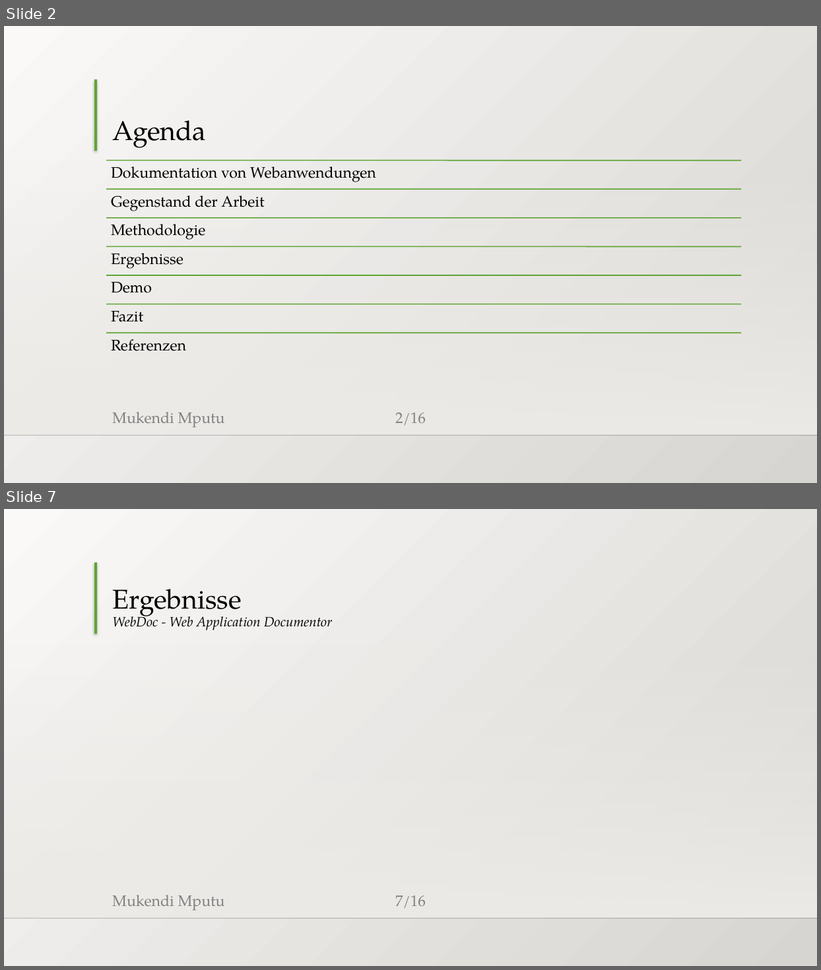
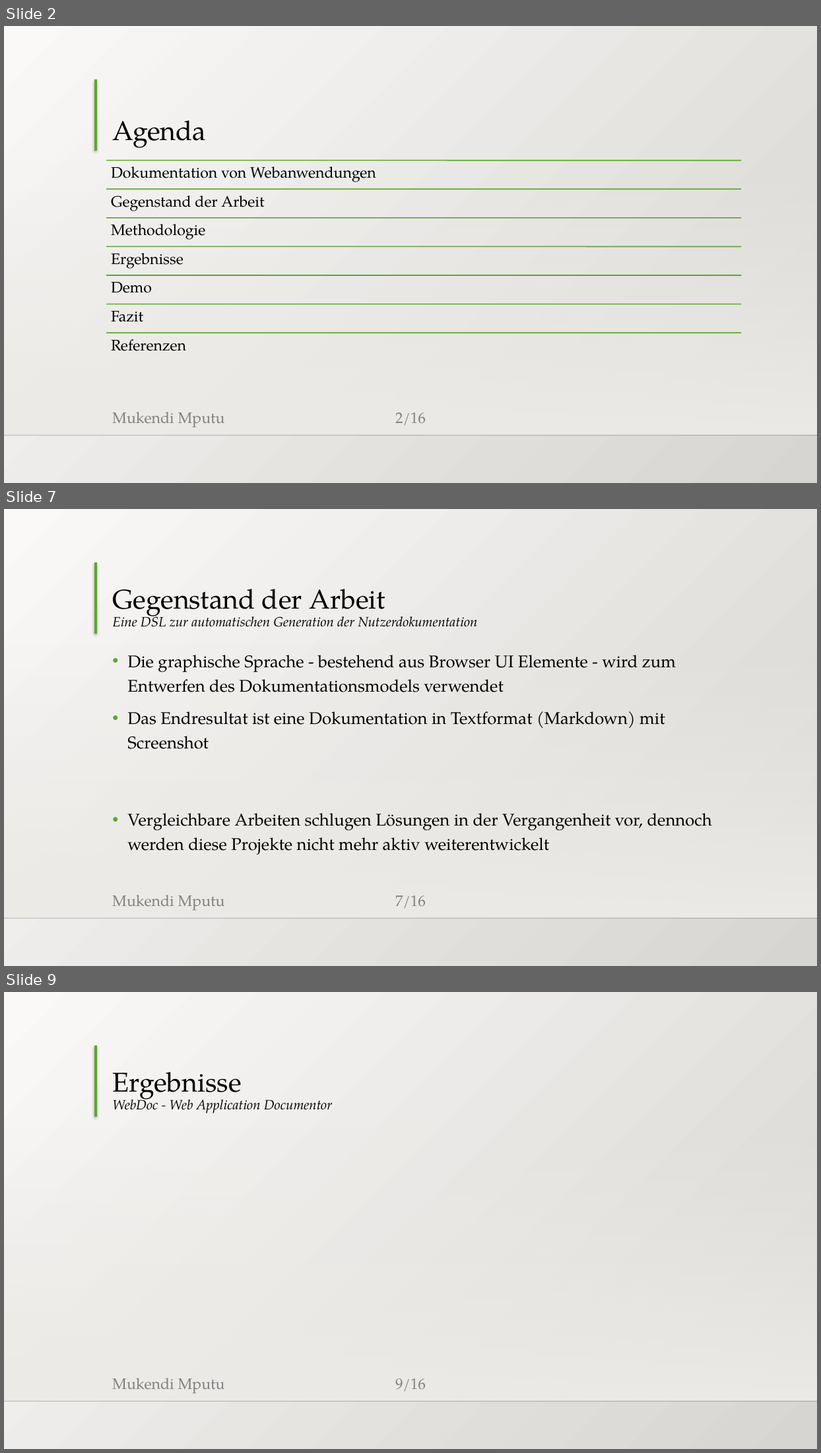
Before and after one commit to MukendiMputu/BachelorThesis, a slide deck: Abschlussvortrag.pptx. Shown one above the other, each under a label of ours: slides 2 and 7 before the commit, slides 2, 7 and 9 after it; the slides between them are not shown. The pictures are 821x970 and 821x1453 pixels, drawn with LibreOffice and Linux fonts; fonts in the diff are those of the drawing; background and template pictures are left out. Boxes give left, top, right and bottom in pixels: in the first picture for what was removed or moved away, otherwise in the second. Text is boxed around its words. In the diff, an @@ line names an element or a change of style, - is before the commit and + after.

```diff
--- a/Abschlussvortrag.pptx
+++ b/Abschlussvortrag.pptx
@@ slide 7 added at box(4, 509, 817, 966), background gradient #FAFAF9 to #D7D5D2; not listed: 5 template elements that a slide beside it also shows @@
@@ title added at box(112, 589, 477, 627), 16 pt, text #000000, italic @@
+Gegenstand der Arbeit
+Eine DSL zur automatischen Generation der Nutzerdokumentation
@@ text added at box(127, 655, 676, 749), 20 pt, text #000000 @@
+• Die graphische Sprache - bestehend aus Browser UI Elemente - wird zum Entwerfen des Dokumentationsmodels verwendet
+• Das Endresultat ist eine Dokumentation in Textformat (Markdown) mit Screenshot
@@ text added at box(127, 813, 712, 855), 20 pt, text #000000 @@
+• Vergleichbare Arbeiten schlugen Lösungen in der Vergangenheit vor, dennoch werden diese Projekte nicht mehr aktiv weiterentwickelt
@@ what was slide 7 is now slide 9 @@
@@ page number at box(395, 1379, 426, 1391): text changed @@
-7/16
+9/16
```
Also in this commit, not shown: 3 slides changed, 3 other slides added, 2 slides removed.
